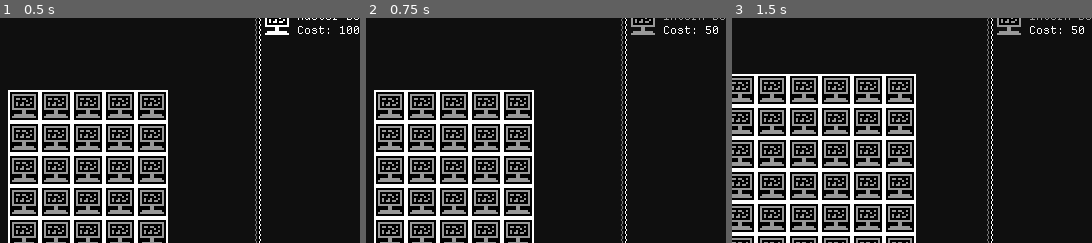
Above: before the commit, frames 1-3 (left to right).
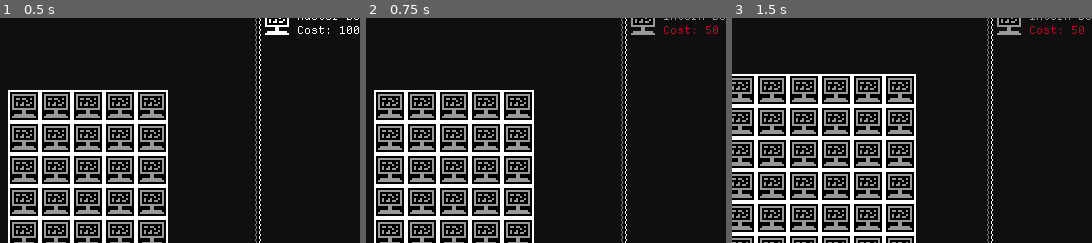
Above: after the commit, the same moments.

Repository: GemDust0/TooBigToFail
Game: Godot game, scene res://Scenes/CorporateSim.tscn
The game is run twice, just before and just after one commit, with the same random seed, the same clock (stepped at 60 frames per second) and the same inputs. This scene is started directly instead of the project's main scene.
Inputs:
- Up to frame 1 (0.5 s): no input
- Up to frame 2 (0.75 s): click "Restock" at 0.5 s
- Up to frame 3 (1.5 s): click "+++++" at 1.25 s
The pictures show only the part of the screen within x 38-88%, y 21-71%; the shares and areas given below are measured in that part.

Frame 1 is identical in both runs. In frame 2, 0.1% of the frame differs, in the area x 82-98%, y 3-8%; in frame 3, 0.1%.

Commit message:
Too-Expensive cost

Diff:
--- a/Scenes/CorporateSim.tscn
+++ b/Scenes/CorporateSim.tscn
@@ -120,7 +120,8 @@
 offset_bottom = 416.0
 text = "-----"
 
-[node name="EmployeeShop" parent="." unique_id=1407566876 instance=ExtResource("6_cj7sp")]
+[node name="EmployeeShop" parent="." unique_id=1407566876 node_paths=PackedStringArray("sim") instance=ExtResource("6_cj7sp")]
+sim = NodePath("..")
 
 [connection signal="money_produced" from="PanelContainer/EmployeeGrid" to="." method="add_money"]
 [connection signal="pressed" from="Button" to="." method="_on_button_pressed"]
--- a/Scenes/EmployeeShop.tscn
+++ b/Scenes/EmployeeShop.tscn
@@ -5,7 +5,6 @@
 [ext_resource type="Script" uid="uid://cyuejbauho77b" path="res://Scripts/EmployeeShop.gd" id="2_byi62"]
 [ext_resource type="Texture2D" uid="uid://ojht4dspp0dc" path="res://Assets/RestockIcon.png" id="3_byi62"]
 [ext_resource type="Script" uid="uid://dic4ysfr33gdo" path="res://Scripts/RestockButton.gd" id="4_ya453"]
-[ext_resource type="PackedScene" uid="uid://twnakutvu8hd" path="res://Scenes/ShopSlot.tscn" id="5_7orru"]
 
 [node name="EmployeeShop" type="TileMapLayer" unique_id=1407566876]
 tile_map_data = PackedByteArray("AACPAFkAAAACAAIAAACPAFgAAAACAAEAAACPAFcAAAACAAEAAACPAFYAAAACAAEAAACPAFUAAAACAAEAAACPAF …(49776 unchanged characters)…
@@ -52,9 +51,6 @@
 offset_right = 717.0
 offset_bottom = 408.0
 
-[node name="ShopSlot" parent="Slots" unique_id=1233281750 instance=ExtResource("5_7orru")]
-layout_mode = 2
-
 [connection signal="button_down" from="PanelContainer/HBoxContainer/RestockButton" to="PanelContainer/HBoxContainer/RestockButton" method="_on_button_down"]
 [connection signal="button_up" from="PanelContainer/HBoxContainer/RestockButton" to="PanelContainer/HBoxContainer/RestockButton" method="_on_button_up"]
 [connection signal="mouse_entered" from="PanelContainer/HBoxContainer/RestockButton" to="PanelContainer/HBoxContainer/RestockButton" method="_on_mouse_entered"]
--- a/Scripts/CorporateSim.gd
+++ b/Scripts/CorporateSim.gd
@@ -1,4 +1,6 @@
-extends Node
+class_name CorporateSim extends Node
+
+signal money_changed(money: int)
 
 @export var employeeContainer: PackedScene
 var gridSize: int = 10
@@ -6,6 +8,7 @@
 	set(value):
 		money = value
 		moneyLabel.text = str(money)
+		money_changed.emit(money)
 
 @onready var employeeGrid: EmployeeGrid = $PanelContainer/EmployeeGrid
 @onready var moneyLabel: Label = $HUD/MoneyCount
--- a/Scripts/EmployeeShop.gd
+++ b/Scripts/EmployeeShop.gd
@@ -1,4 +1,17 @@
 extends TileMapLayer
 
+@export var sim: CorporateSim
+var slot_scene: PackedScene = preload("res://Scenes/ShopSlot.tscn")
+var slots: Array[ShopSlot] = []
+
+func _ready() -> void:
+	add_slot()
+
+func add_slot() -> void:
+	var slot: ShopSlot = slot_scene.instantiate()
+	slots.append(slot)
+	sim.money_changed.connect(slot.update_description)
+	$Slots.add_child(slot)
+
 func restock() -> void:
-	$Slots/ShopSlot.set_employee(load("res://Scenes/Employees/InternDeveloper.tscn").instantiate())
+	$Slots/ShopSlot.set_employee(load("res://Scenes/Employees/InternDeveloper.tscn").instantiate(), sim.money)
--- a/Scripts/ShopSlot.gd
+++ b/Scripts/ShopSlot.gd
@@ -1,13 +1,20 @@
-extends Control
+class_name ShopSlot extends Control
+
+var too_expensive_col: String = Color(0.65, 0.065, 0.163, 1.0).to_html()
 
 var employee: Employee
+var cost: int
 
 @onready var employeeIcon: TextureRect = $EmployeeIcon
-@onready var cost: RichTextLabel = $Cost
+@onready var cost_label: RichTextLabel = $Cost
 
-func set_employee(new_employee: Employee) -> void:
+func set_employee(new_employee: Employee, money: int=0) -> void:
 	if new_employee != null:
 		employeeIcon.texture = new_employee.get_icon()
 		employeeIcon.self_modulate = new_employee.get_rarity_color()
-		cost.text = "[color=#%s]%s[/color]\nCost: 50" % [new_employee.get_rarity_color().to_html(), new_employee.id]
+		cost = 50
+		cost_label.text = "[color=#%s]%s\n[color=#%s]Cost: %s[/color]" % [new_employee.get_rarity_color().to_html(), new_employee.id, too_expensive_col if money < cost else cost_label.get_theme_color("default_color").to_html(), cost]
 	employee = new_employee
+
+func update_description(money: int=0) -> void:
+	cost_label.text = "[color=#%s]%s\n[color=#%s]Cost: %s[/color]" % [employee.get_rarity_color().to_html(), employee.id, too_expensive_col if money < cost else cost_label.get_theme_color("default_color").to_html(), cost]
